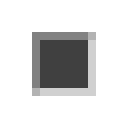
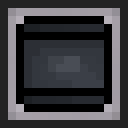
Layers edited between the first and the second 128x128 image:
added layer "Press Shadow" (25%) above "Press" over [24, 24, 104, 104]
added layer "Press" above "Purifier Active" over [16, 16, 112, 112]
showed "Furnace Inactive" over [16, 16, 112, 112]
showed "Border Top" over [0, 0, 128, 8]
showed "Border Left" over [0, 0, 8, 128]
showed "Border Bottom" over [0, 120, 128, 128]
showed "Border Right" over [120, 0, 128, 128]
showed "Border Top Gray" over [0, 8, 128, 16]
showed "Border Left Gray" over [8, 0, 16, 128]
showed "Border Right Gray" over [112, 0, 120, 128]
showed "Border Bottom Gray" over [0, 112, 128, 120]
hid "Frame #1" over [40, 40, 88, 88]
hid "Frame #2" over [32, 32, 96, 96]
showed "Basic" over [0, 0, 128, 128]
